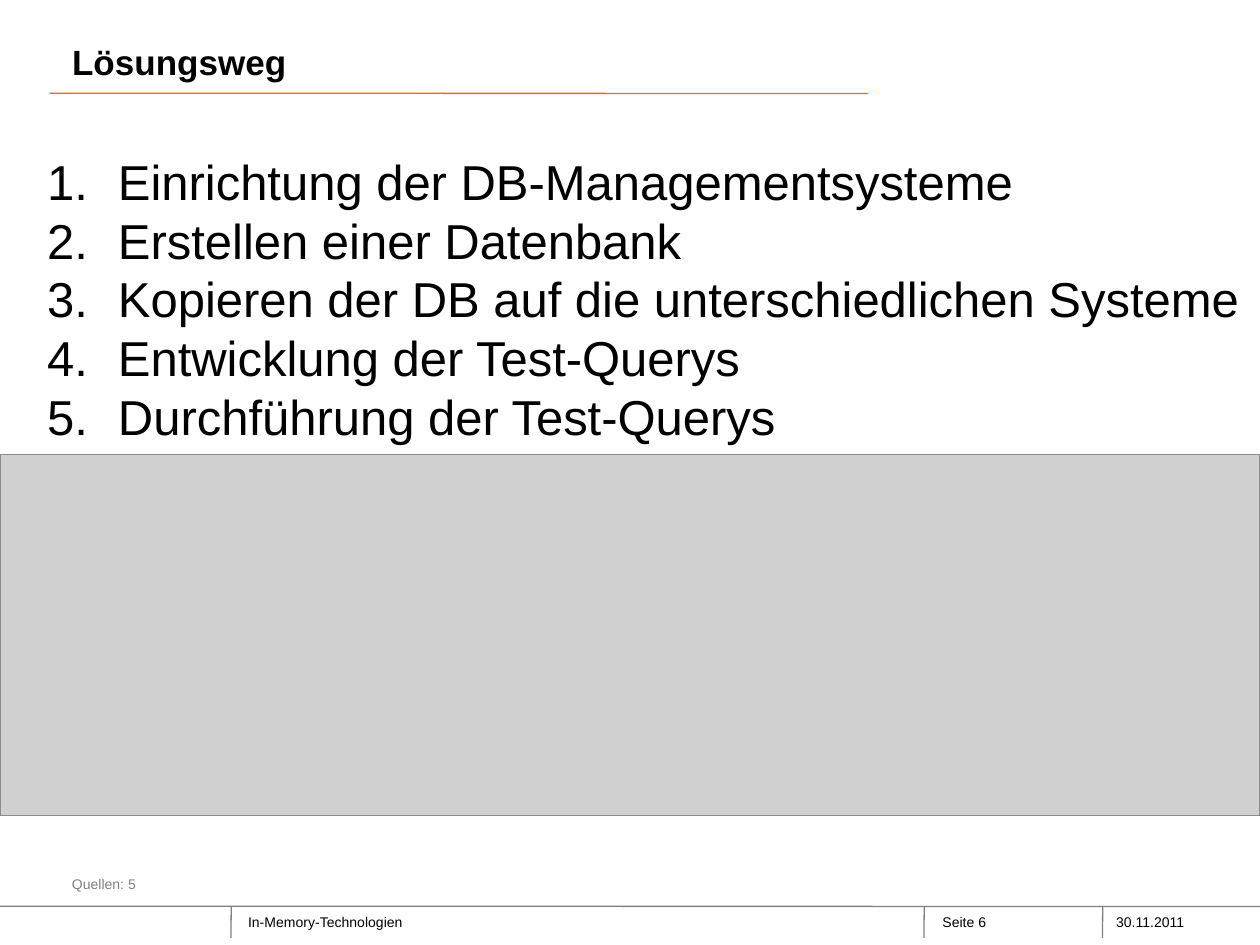
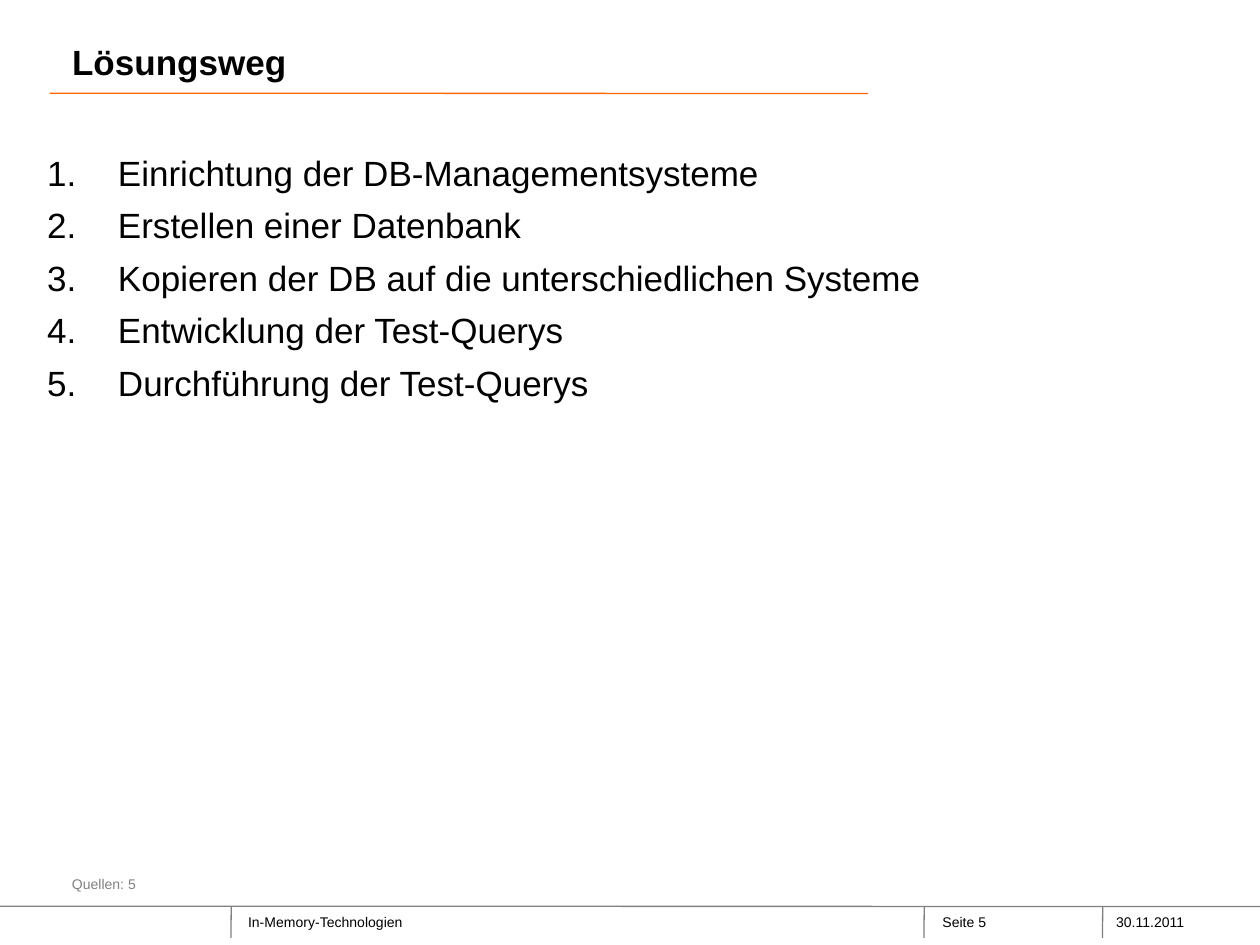
Before and after one commit to Philwi/ProjektseminarInMemory, a slide deck: slide 5 of Moritz.pptx (slide 6 before the commit). Drawn at 1260x945 pixels with LibreOffice and Linux fonts; fonts in the diff are those of the drawing; grey boxes stand for pictures; background and template pictures are left out. Boxes give left, top, right and bottom in pixels: in the first picture for what was removed or moved away, otherwise in the second. Text is boxed around its words. In the diff, an @@ line names an element or a change of style, - is before the commit and + after.

```diff
--- a/Moritz.pptx
+++ b/Moritz.pptx
@@ text "Einrichtung der DB-Managementsysteme" at (x1=118, y1=160, x2=920, y2=403): size 28 to 20 pt; more space between paragraphs @@
@@ picture removed at (x1=0, y1=455, x2=1260, y2=815) @@
@@ page number at (x1=942, y1=917, x2=986, y2=927): text changed @@
-Seite 6
+Seite 5
```
Also in this commit, not shown: 8 other slides changed, 3 slides added, 3 slides removed.
